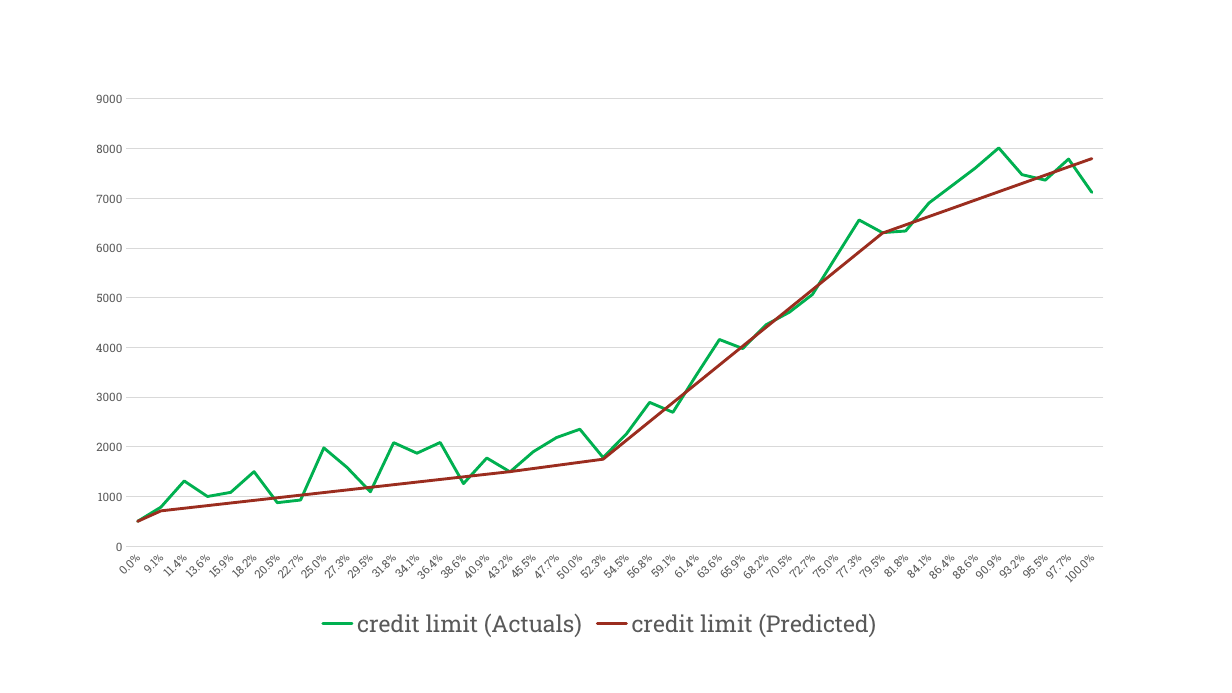
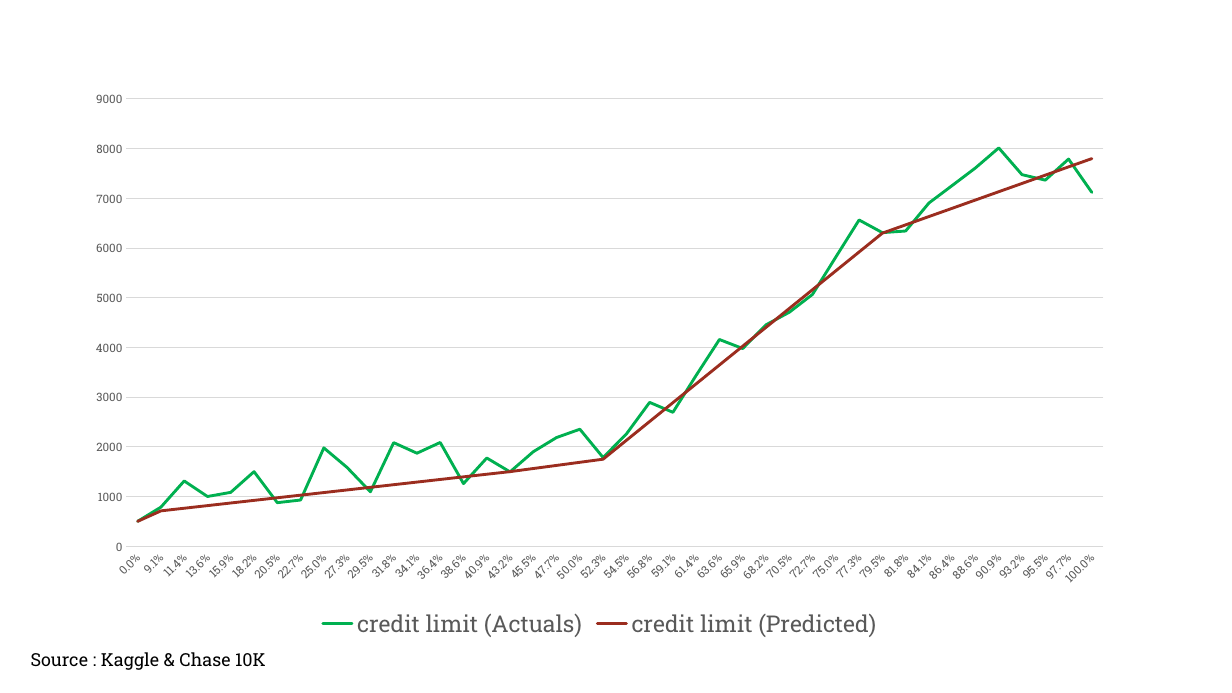
Before and after one commit to sfg11/credit_risk, a slide deck: slide 15 of API Analysis/Review deck/Initial Scoping.pptx (slide 14 before the commit). Drawn at 1232x693 pixels with LibreOffice and Linux fonts; fonts in the diff are those of the drawing; background and template pictures are left out. Boxes give left, top, right and bottom in pixels: in the first picture for what was removed or moved away, otherwise in the second. Text is boxed around its words. In the diff, an @@ line names an element or a change of style, - is before the commit and + after.

```diff
--- a/API Analysis/Review deck/Initial Scoping.pptx
+++ b/API Analysis/Review deck/Initial Scoping.pptx
@@ text added at [31,652,266,670], 14 pt, text #000000 @@
+Source : Kaggle & Chase 10K
```
Also in this commit, not shown: 5 other slides changed, 2 slides added, 1 slide removed.
